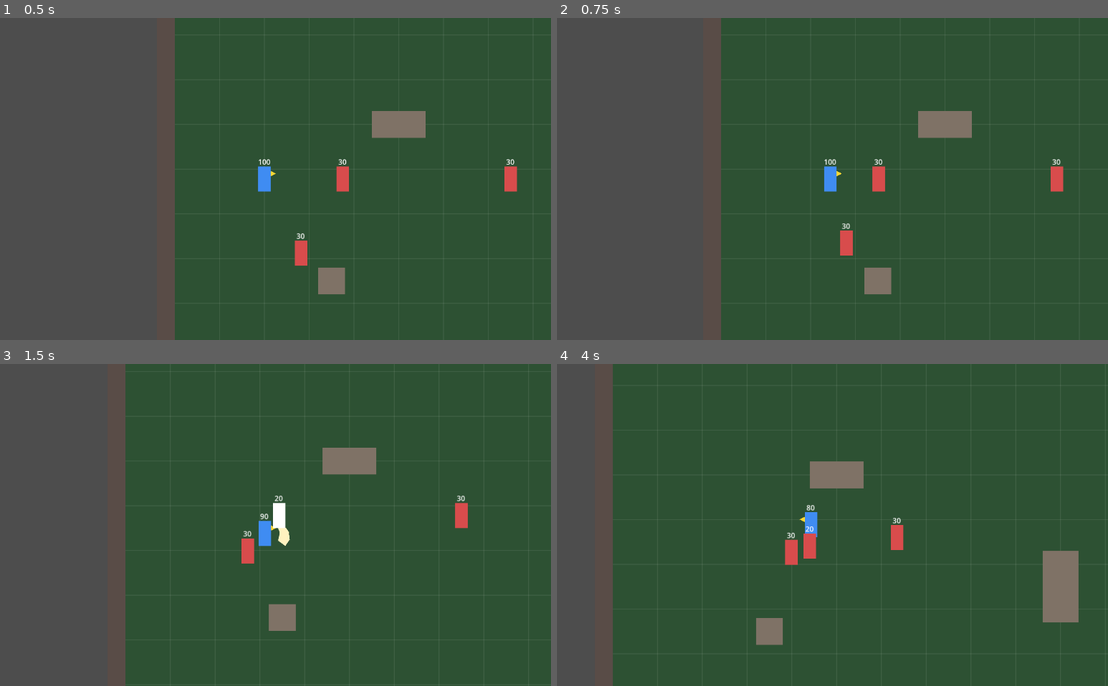
Above: before the commit, frames 1-4 (two rows, left to right).
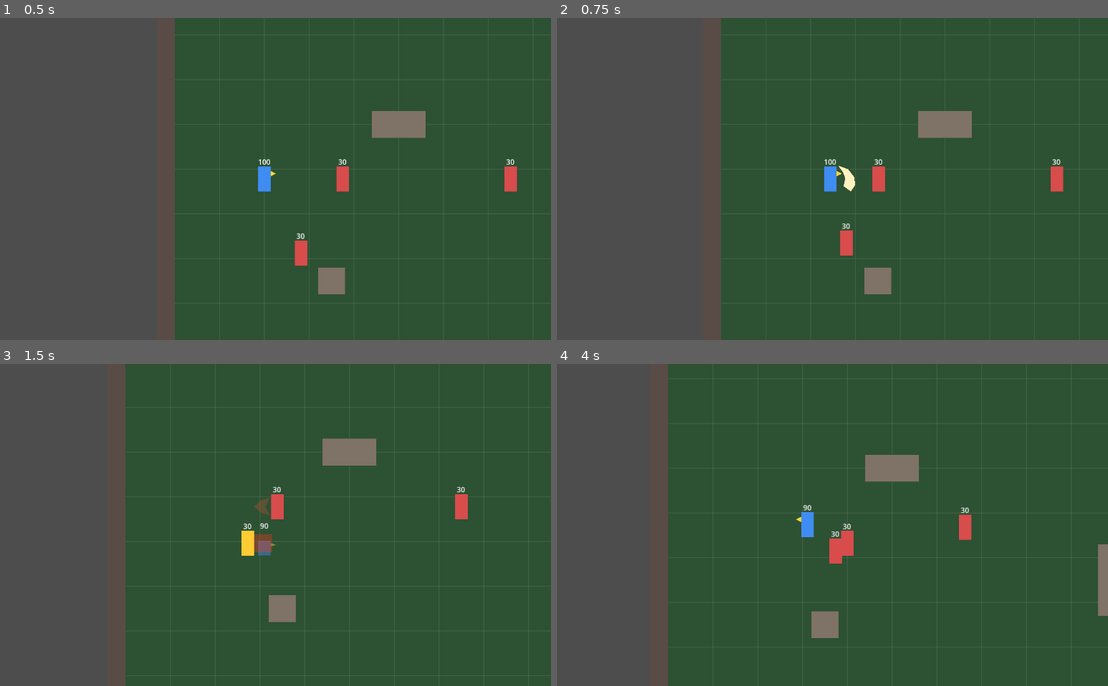
Above: after the commit, the same moments.

Repository: knc219-a11y/second-game
Game: Godot game, scene res://scenes/test_map.tscn
Same seed, same stepped clock (60 frames per second), same inputs: the game is played once before the commit and once after it.
Inputs (mouse positions are in pixels of both pictures, inside the frame that each line leads up to):
- Up to frame 1 (0.5 s): no input
- Up to frame 2 (0.75 s): move the mouse to (948, 162) at 0.52 s; hold D (move_right) from 0.53 s (still down); click (948, 162) at 0.6 s
- Up to frame 3 (1.5 s): move the mouse to (148, 541) at 1.27 s; release D (move_right) at 1.28 s; hold S (move_down) from 1.28 s (still down); tap Space (attack, bound only before the commit) at 1.35 s
- Up to frame 4 (4 s): move the mouse to (876, 454) at 2.02 s; release S (move_down) at 2.03 s; hold D (move_right) 2.03-2.78 s; tap Shift (roll, bound only before the commit) at 2.1 s; move the mouse to (793, 589) at 2.77 s; hold W (move_up) 2.78-3.53 s; click (793, 589) at 2.85 s; move the mouse to (992, 573) at 3.52 s; hold A (move_left) from 3.53 s (still down); tap Space (attack, bound only before the commit) at 3.6 s

Frame 1 is identical in both runs. In frame 2, 0.1% of the frame differs, in the area x 51-55%, y 45-54%; in frame 3, 2.0%; in frame 4, 16%, in the area x 10-100%, y 0-100%.

Commit message:
Input: attack on left click, roll on Space
Co-Authored-By: Claude Opus 5.5 (1M context) <noreply@anthropic.com>
Claude-Session: https://claude.ai/code/session_01EMjMHdSdHnZgoxW7J9nueX

Diff:
--- a/project.godot
+++ b/project.godot
@@ -43,12 +43,12 @@
 }
 attack={
 "deadzone": 0.5,
-"events": [Object(InputEventKey,"resource_local_to_scene":false,"resource_name":"","device":-1,"window_id":0,"alt_pressed":false,"shift_pressed":false,"ctrl_pressed":false,"meta_pressed":false,"pressed":false,"keycode":0,"physical_keycode":32,"key_label":0,"unicode":0,"location":0,"echo":false,"script":null)
+"events": [Object(InputEventMouseButton,"resource_local_to_scene":false,"resource_name":"","device":-1,"window_id":0,"alt_pressed":false,"shift_pressed":false,"ctrl_pressed":false,"meta_pressed":false,"button_mask":0,"position":Vector2(0, 0),"global_position":Vector2(0, 0),"factor":1.0,"button_index":1,"canceled":false,"pressed":false,"double_click":false,"script":null)
 ]
 }
 roll={
 "deadzone": 0.5,
-"events": [Object(InputEventKey,"resource_local_to_scene":fa …(140 unchanged characters)… d":false,"keycode":0,"physical_keycode":4194325,"key_label":0,"unicode":0,"location":0,"echo":false,"script":null)
+"events": [Object(InputEventKey,"resource_local_to_scene":fa …(140 unchanged characters)… d":false,"keycode":0,"physical_keycode":32,"key_label":0,"unicode":0,"location":0,"echo":false,"script":null)
 ]
 }
 restart={
--- a/scripts/player.gd
+++ b/scripts/player.gd
@@ -14,7 +14,7 @@
 @export var hurt_flash_duration: float = 0.1
 @export var hurt_flash_color: Color = Color(1, 0.35, 0.35, 1)
 @export var dead_color: Color = Color(0.3, 0.3, 0.3, 1)
-# Roll (Shift): short burst in the move direction (facing if idle).
+# Roll (Space): short burst in the move direction (facing if idle).
 # Travel = roll_speed * roll_duration (~110 px). Invincible for the first
 # roll_invincible s. roll_cooldown is measured from one roll start to the next.
 @export var roll_speed: float = 500.0
